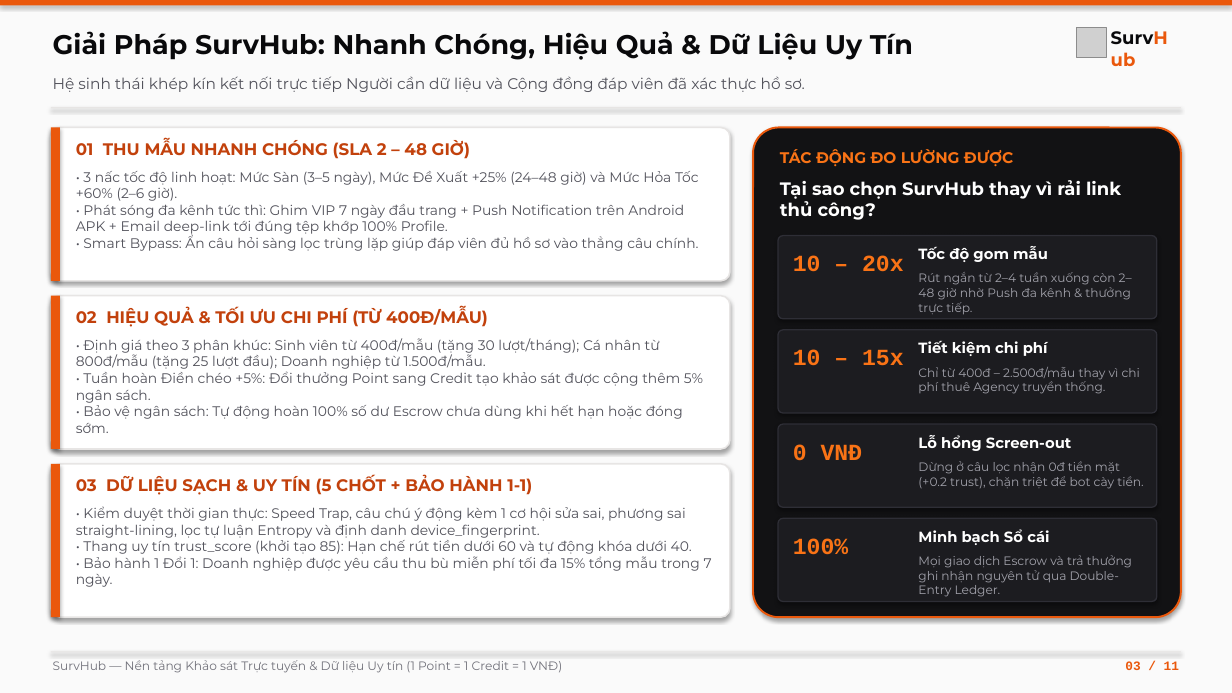
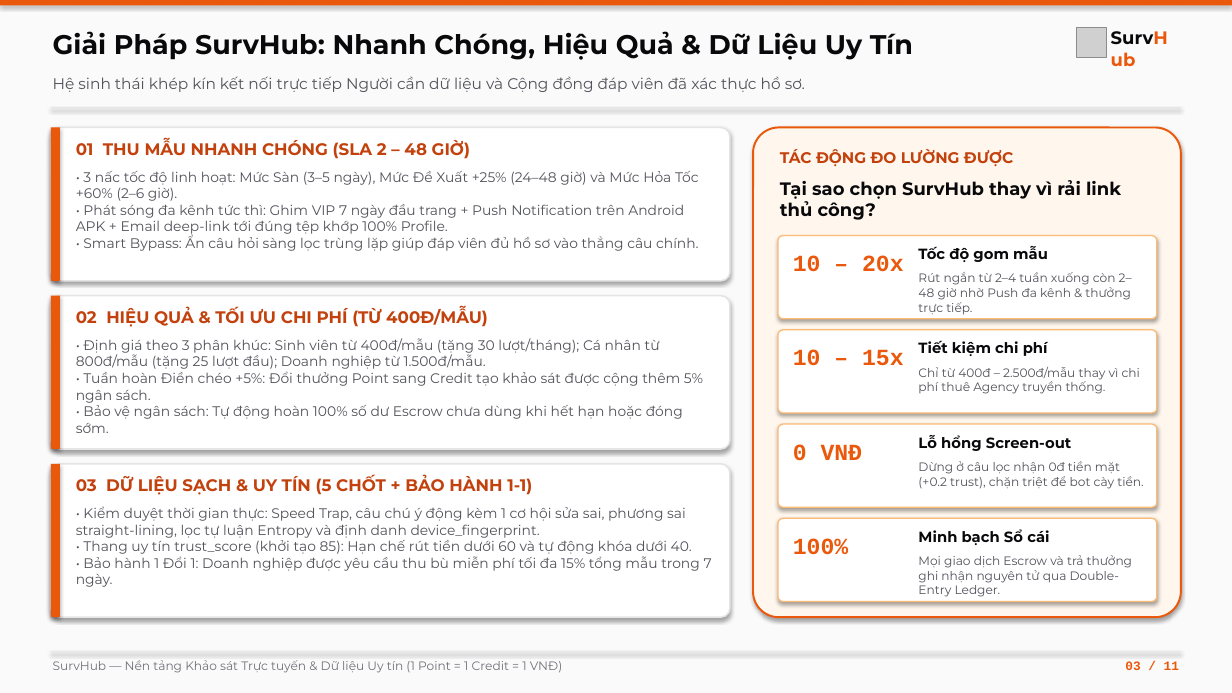
Before and after one commit to trungdzid3/Surv_Hub, a slide deck: slide 3 of docs/SurvHub_Presentation.pptx. Drawn at 1232x693 pixels with LibreOffice and Linux fonts; fonts in the diff are those of the drawing; grey boxes stand for pictures. Boxes give left, top, right and bottom in pixels: in the first picture for what was removed or moved away, otherwise in the second. Text is boxed around its words. In the diff, an @@ line names an element or a change of style, - is before the commit and + after.

Commit message:
style(presentation): unify all 11 slides and BMC to clean light theme

```diff
--- a/docs/SurvHub_Presentation.pptx
+++ b/docs/SurvHub_Presentation.pptx
@@ rounded rectangle at (753, 128, 1181, 617): fill #121214 to #FFF7ED @@
@@ text "TÁC ĐỘNG ĐO LƯỜNG ĐƯỢC" at (780, 149, 1014, 167): text colour #F97316 to #C2410C @@
@@ text colour #FFFFFF to #09090B in 5 elements at (918, 246, 1048, 262), (918, 340, 1048, 356), (918, 435, 1071, 451), (918, 529, 1049, 545), (780, 180, 1121, 220) @@
@@ fill #1C1C20 to #FFFFFF; outline #2E2E36 1 pt to #FDBA74 1 pt in 4 elements at (778, 236, 1157, 319), (778, 330, 1157, 413), (778, 424, 1157, 507), (778, 518, 1157, 602) @@
@@ text colour #F97316 to #EA580C in 4 elements at (793, 255, 904, 272), (793, 349, 904, 366), (793, 444, 863, 461), (793, 538, 848, 555) @@
@@ text colour #A1A1AA to #52525B in 4 elements at (918, 272, 1132, 315), (918, 367, 1140, 394), (918, 461, 1143, 489), (918, 555, 1132, 597) @@
```
Also in this commit, not shown: 8 other slides changed, 3 other files.
